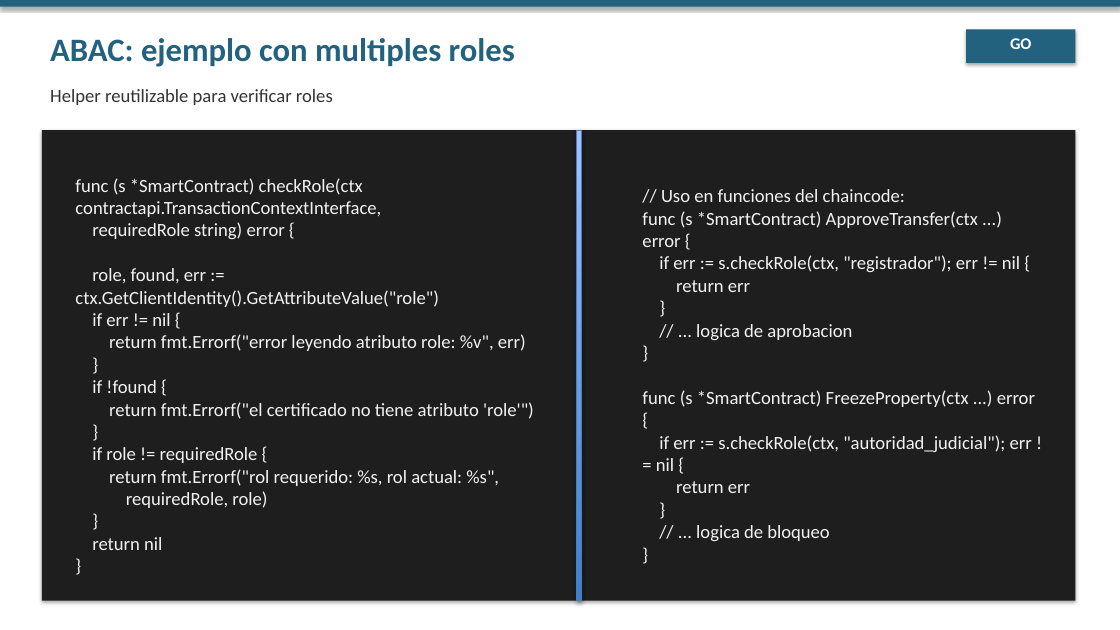
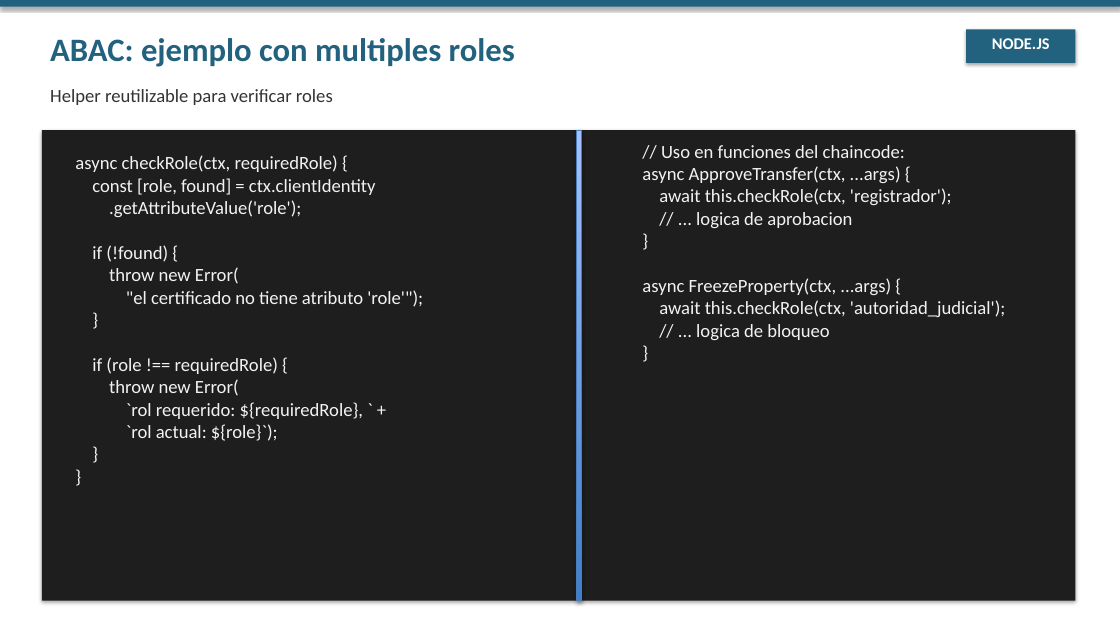
Before and after one commit to jjnieto/fabric, a slide deck: slide 9 of docs/slides/Modulo 4/dia_5.pptx. Drawn at 1120x630 pixels with LibreOffice and Linux fonts; fonts in the diff are those of the drawing. Boxes give left, top, right and bottom in pixels: in the first picture for what was removed or moved away, otherwise in the second. Text is boxed around its words. In the diff, an @@ line names an element or a change of style, - is before the commit and + after.

```diff
--- a/docs/slides/Modulo 4/dia_5.pptx
+++ b/docs/slides/Modulo 4/dia_5.pptx
@@ text at bbox=[992, 38, 1050, 49]: text changed @@
-GO
+NODE.JS
@@ text at bbox=[642, 145, 1005, 340]: text changed @@
-// Uso en funciones del chaincode:
-func (s *SmartContract) ApproveTransfer(ctx ...) error {
-if err := s.checkRole(ctx, "registrador"); err != nil {
-return err
-}
-// ... logica de aprobacion
-}
-func (s *SmartContract) FreezeProperty(ctx ...) error {
-if err := s.checkRole(ctx, "autoridad_judicial"); err != nil {
-return err
-}
-// ... logica de bloqueo
-}
+// Uso en funciones del chaincode:
+async ApproveTransfer(ctx, ...args) {
+await this.checkRole(ctx, 'registrador');
+// ... logica de aprobacion
+}
+async FreezeProperty(ctx, ...args) {
+await this.checkRole(ctx, 'autoridad_judicial');
+// ... logica de bloqueo
+}
@@ text at bbox=[75, 155, 423, 441]: text changed @@
-func (s *SmartContract) checkRole(ctx contractapi.TransactionContextInterface,
-requiredRole string) error {
-role, found, err := ctx.GetClientIdentity().GetAttributeValue("role")
-if err != nil {
-return fmt.Errorf("error leyendo atributo role: %v", err)
-}
-if !found {
-return fmt.Errorf("el certificado no tiene atributo 'role'")
-}
-if role != requiredRole {
-return fmt.Errorf("rol requerido: %s, rol actual: %s",
-requiredRole, role)
-}
-return nil
-}
+async checkRole(ctx, requiredRole) {
+const [role, found] = ctx.clientIdentity
+.getAttributeValue('role');
+if (!found) {
+throw new Error(
+"el certificado no tiene atributo 'role'");
+}
+if (role !== requiredRole) {
+throw new Error(
+`rol requerido: ${requiredRole}, ` +
+`rol actual: ${role}`);
+}
+}
```
Also in this commit, not shown: 3 other slides changed, 4 slides added, 10 other files.
